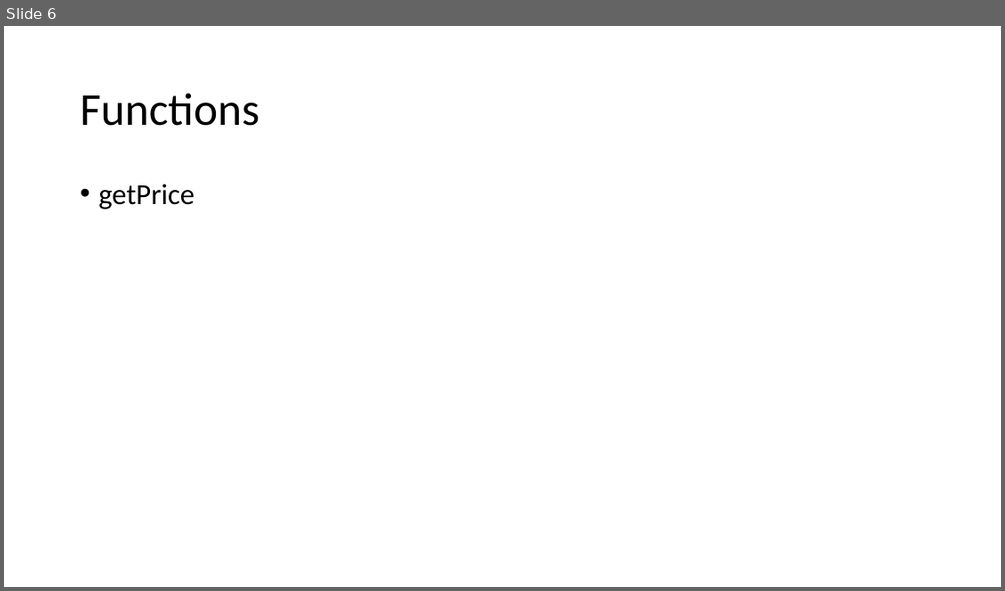
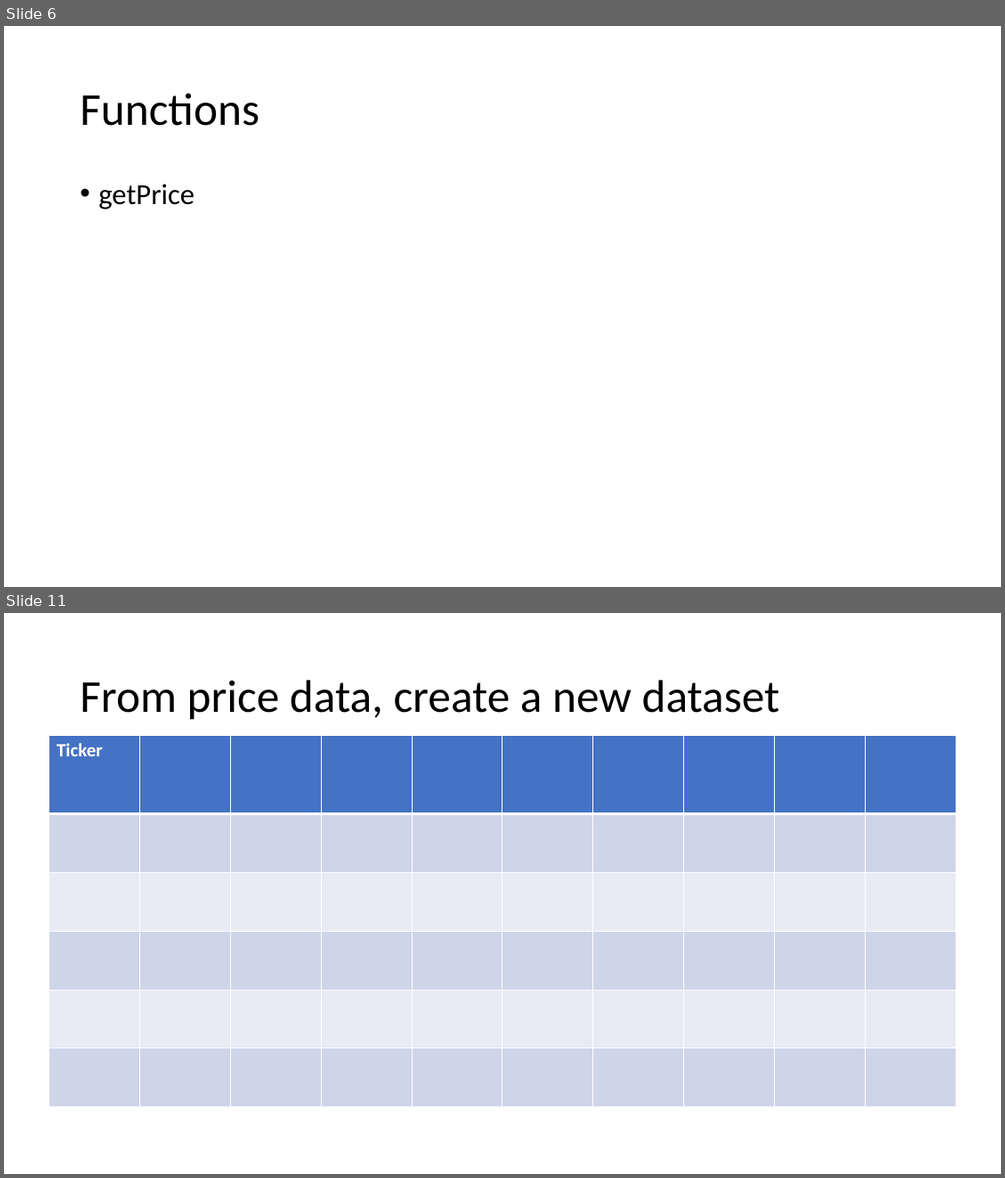
Before and after one commit to ethan-eplee/PortfolioThatBeatsTheMarket, a slide deck: Building a portfolio that beats the market.pptx. Shown one above the other, each under a label of ours: slide 6 before the commit, slides 6 and 11 after it; the slides between them are not shown. The pictures are 1005x591 and 1005x1178 pixels, drawn with LibreOffice and Linux fonts; fonts in the diff are those of the drawing. Boxes give left, top, right and bottom in pixels: in the first picture for what was removed or moved away, otherwise in the second. Text is boxed around its words. In the diff, an @@ line names an element or a change of style, - is before the commit and + after.

```diff
--- a/Building a portfolio that beats the market.pptx
+++ b/Building a portfolio that beats the market.pptx
@@ slide 11 added at (x1=4, y1=613, x2=1001, y2=1174), background #FFFFFF @@
@@ title added at (x1=80, y1=680, x2=780, y2=720), 44 pt, text #000000 @@
+From price data, create a new dataset
@@ table added at (x1=48, y1=736, x2=954, y2=1107), 6 rows, 10 columns @@
+Ticker |  |  |  |  |  |  |  |  | 
+ |  |  |  |  |  |  |  |  | 
+ |  |  |  |  |  |  |  |  | 
+ |  |  |  |  |  |  |  |  | 
+ |  |  |  |  |  |  |  |  | 
+ |  |  |  |  |  |  |  |  | 
```
Also in this commit, not shown: 2 slides changed, 6 other slides added, 16 other files.
